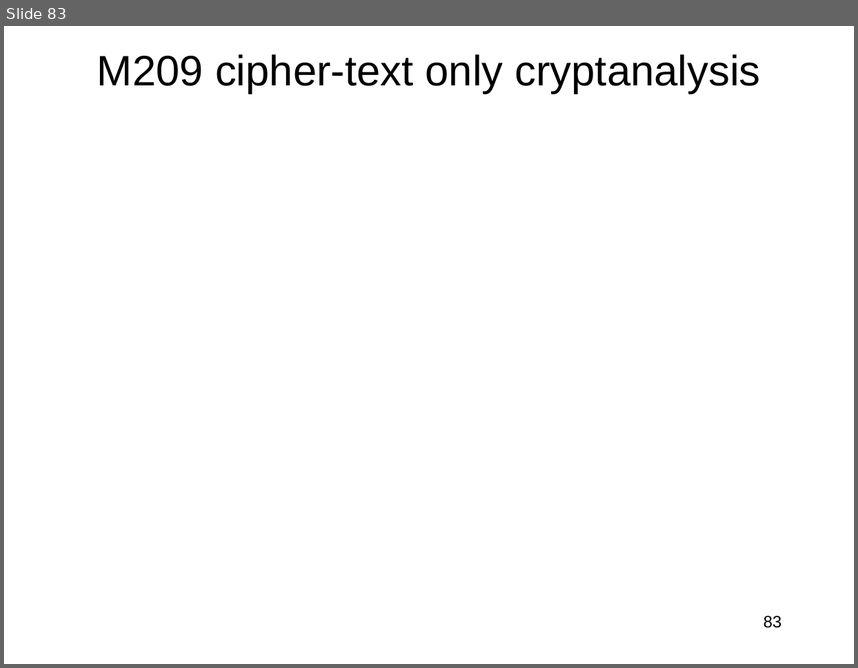
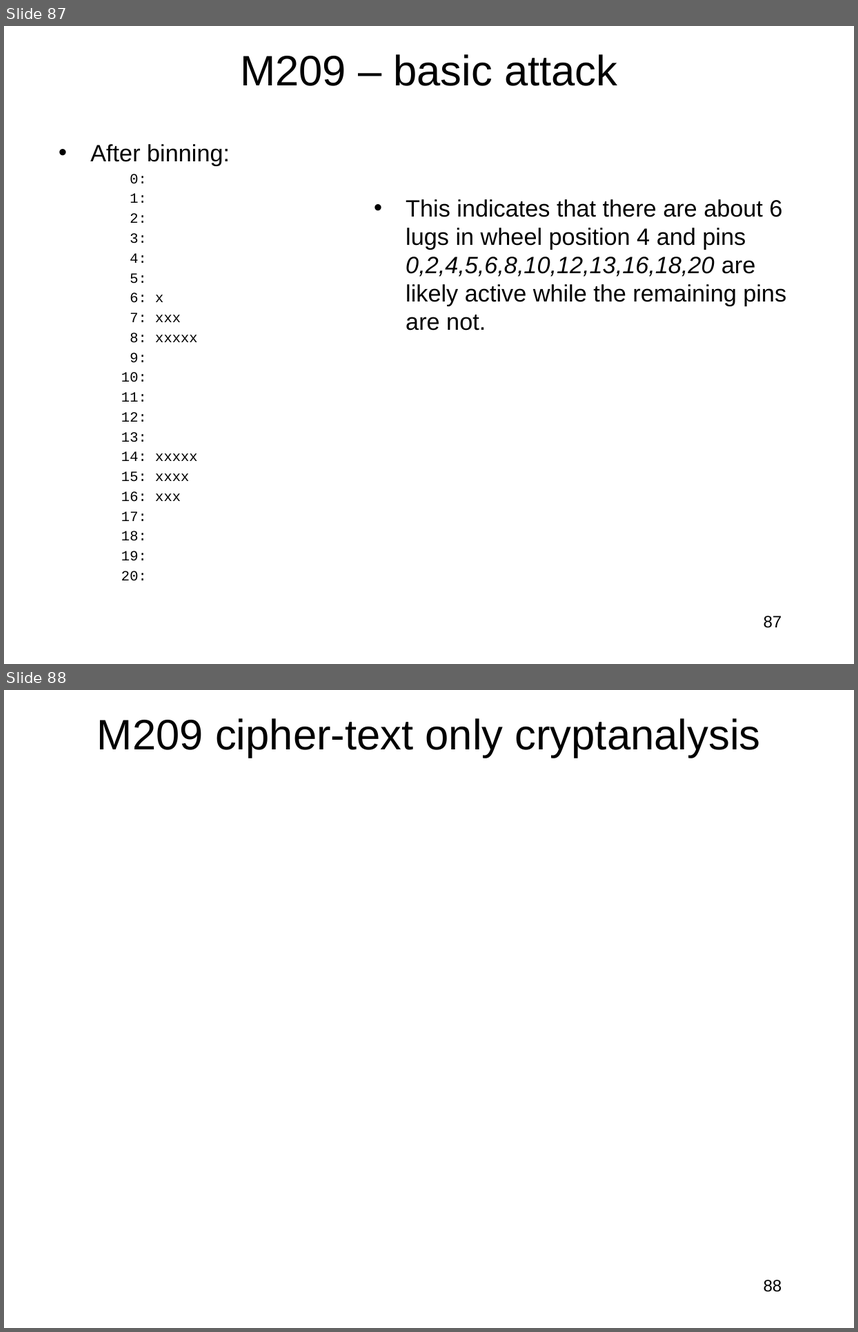
Before and after one commit to jlmucb/class_notes, a slide deck: BerkeleyClass/CS290Spring2013/Lectures/Cryptoclass2.pptx. Shown one above the other, each under a label of ours: slide 83 before the commit, slides 87 and 88 after it. The pictures are 858x668 and 858x1332 pixels, drawn with LibreOffice and Linux fonts; fonts in the diff are those of the drawing; grey boxes stand for pictures. Boxes give left, top, right and bottom in pixels: in the first picture for what was removed or moved away, otherwise in the second. Text is boxed around its words. In the diff, an @@ line names an element or a change of style, - is before the commit and + after.

```diff
--- a/BerkeleyClass/CS290Spring2013/Lectures/Cryptoclass2.pptx
+++ b/BerkeleyClass/CS290Spring2013/Lectures/Cryptoclass2.pptx
@@ slide 87 added at (4,26,854,664), background #FFFFFF @@
@@ title added at (240,54,617,86), 36 pt, text #000000 @@
+M209 – basic attack
@@ text added at (90,144,230,581), 12 pt, text #000000 @@
+• After binning:
+  0:
+  1:
+  2:
+  3:
+  4:
+  5:
+  6: x
+  7: xxx
+  8: xxxxx
+  9:
+  10:
+  11:
+  12:
+  13:
+  14: xxxxx
+  15: xxxx
+  16: xxx
+  17:
+  18:
+  19:
+  20:
@@ text added at (406,199,786,330), 20 pt, text #000000 @@
+• This indicates that there are about 6 lugs in wheel position 4 and pins 0,2,4,5,6,8,10,12,13,16,18,20 are likely active while the remaining pins are not.
@@ page number added at (764,615,782,628), 14 pt, text #000000 @@
+87
@@ what was slide 83 is now slide 88 @@
@@ page number at (764,1279,782,1292): text changed @@
-83
+88
```
Also in this commit, not shown: 1 slide changed, 5 other slides added, 1 slide removed, 1 other file.
